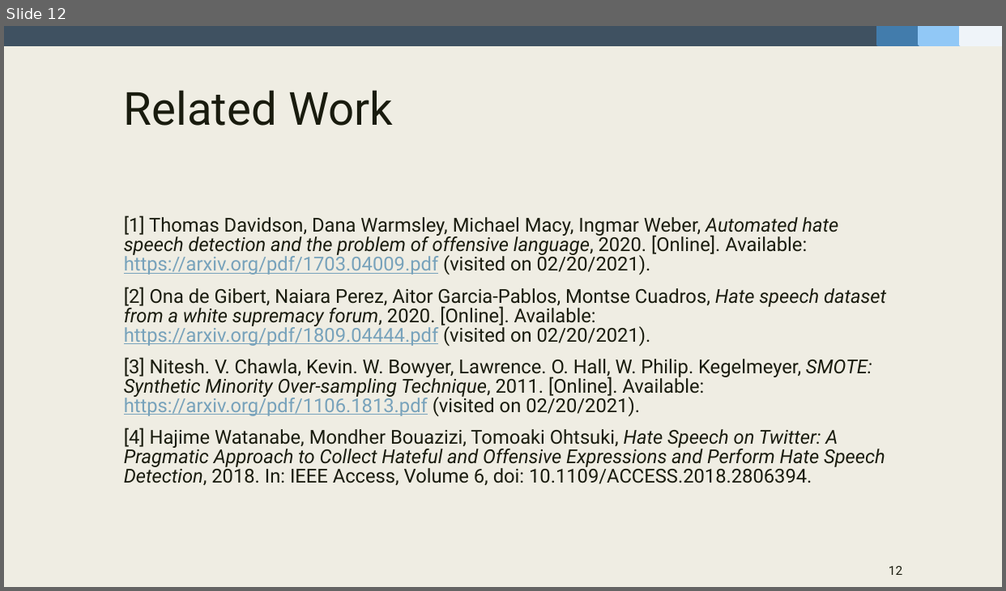
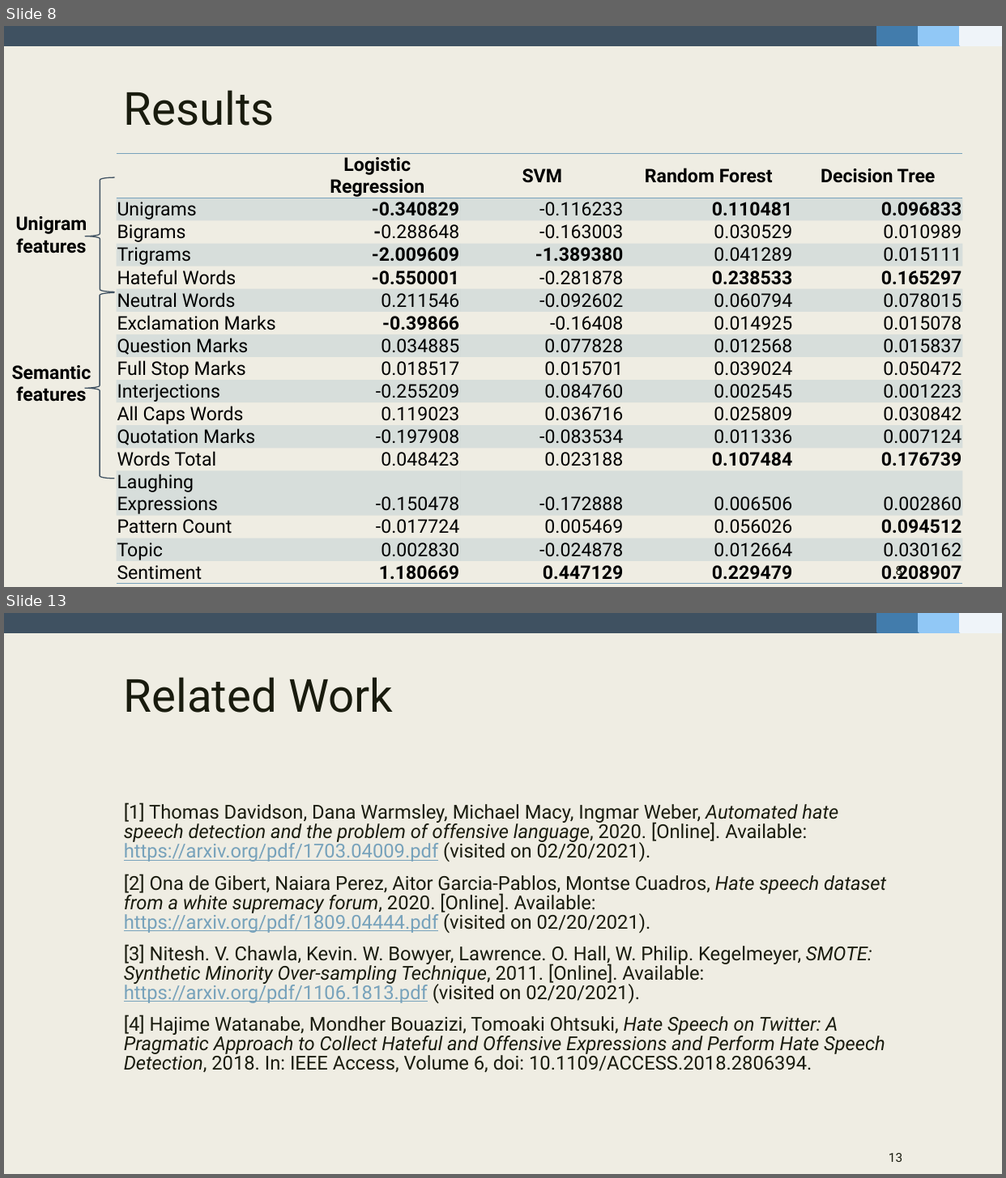
Before and after one commit to fidsusj/HateSpeechDetection, a slide deck: docs/presentation/presentation-slides.pptx. Shown one above the other, each under a label of ours: slide 12 before the commit, slides 8 and 13 after it; the slides between them are not shown. The pictures are 1006x591 and 1006x1178 pixels, drawn with LibreOffice and Linux fonts; fonts in the diff are those of the drawing. Boxes give left, top, right and bottom in pixels: in the first picture for what was removed or moved away, otherwise in the second. Text is boxed around its words. In the diff, an @@ line names an element or a change of style, - is before the commit and + after.

```diff
--- a/docs/presentation/presentation-slides.pptx
+++ b/docs/presentation/presentation-slides.pptx
@@ slide 8 added at [4, 26, 1002, 587], background #EFEDE3; not listed: 4 template elements that a slide beside it also shows @@
@@ title added at [124, 90, 275, 126], 44 pt, text #191B0E @@
+Results
@@ table added at [117, 153, 963, 583], 17 rows, 5 columns @@
+ | Logistic Regression | SVM | Random Forest | Decision Tree
+Unigrams | -0.340829 | -0.116233 | 0.110481 | 0.096833
+Bigrams | -0.288648 | -0.163003 | 0.030529 | 0.010989
+Trigrams | -2.009609 | -1.389380 | 0.041289 | 0.015111
+Hateful Words | -0.550001 | -0.281878 | 0.238533 | 0.165297
+Neutral Words | 0.211546 | -0.092602 | 0.060794 | 0.078015
+Exclamation Marks | -0.39866 | -0.16408 | 0.014925 | 0.015078
+Question Marks | 0.034885 | 0.077828 | 0.012568 | 0.015837
+Full Stop Marks | 0.018517 | 0.015701 | 0.039024 | 0.050472
+Interjections | -0.255209 | 0.084760 | 0.002545 | 0.001223
+All Caps Words | 0.119023 | 0.036716 | 0.025809 | 0.030842
+Quotation Marks | -0.197908 | -0.083534 | 0.011336 | 0.007124
+Words Total | 0.048423 | 0.023188 | 0.107484 | 0.176739
+Laughing Expressions | -0.150478 | -0.172888 | 0.006506 | 0.002860
+Pattern Count | -0.017724 | 0.005469 | 0.056026 | 0.094512
+Topic | 0.002830 | -0.024878 | 0.012664 | 0.030162
+Sentiment | 1.180669 | 0.447129 | 0.229479 | 0.208907
@@ left brace added at [85, 177, 114, 292], outline #3F5161 1 pt @@
@@ text added at [16, 216, 87, 254], 18 pt, text #000000, bold @@
+Unigram features
@@ left brace added at [85, 293, 114, 479], outline #3F5161 1 pt @@
@@ text added at [12, 365, 91, 402], 18 pt, text #000000, bold @@
+Semantic features
@@ page number added at [896, 565, 903, 579], 12 pt, text #191B0E @@
+8
@@ what was slide 12 is now slide 13 @@
@@ page number at [889, 1153, 902, 1162]: text changed @@
-12
+13
```
Also in this commit, not shown: 4 slides changed, 3 other slides added, 3 slides removed, 4 other files.
